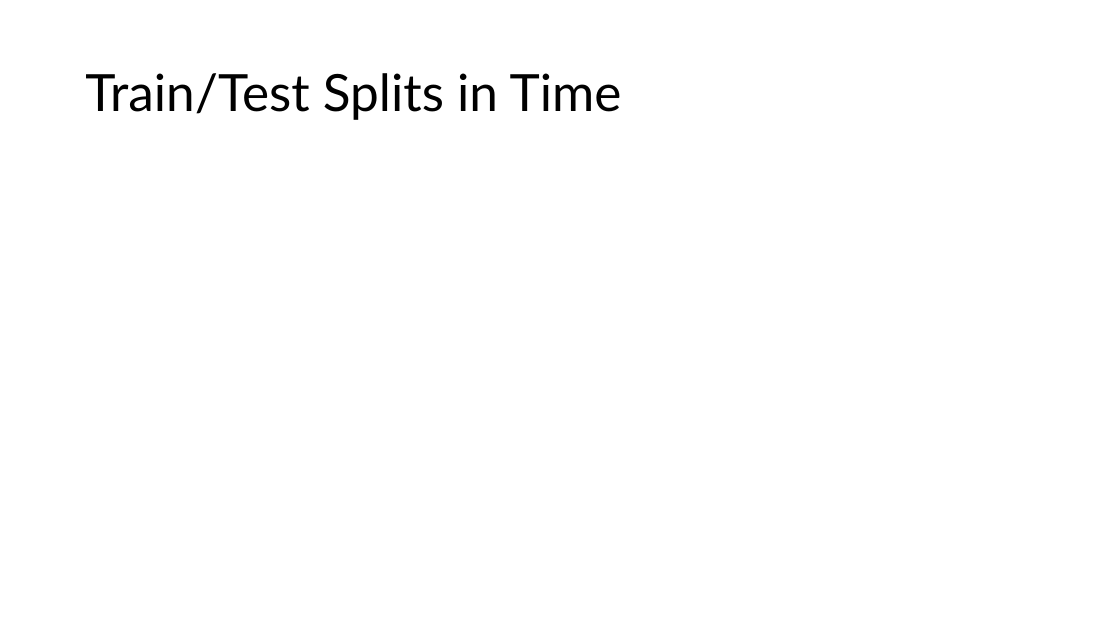
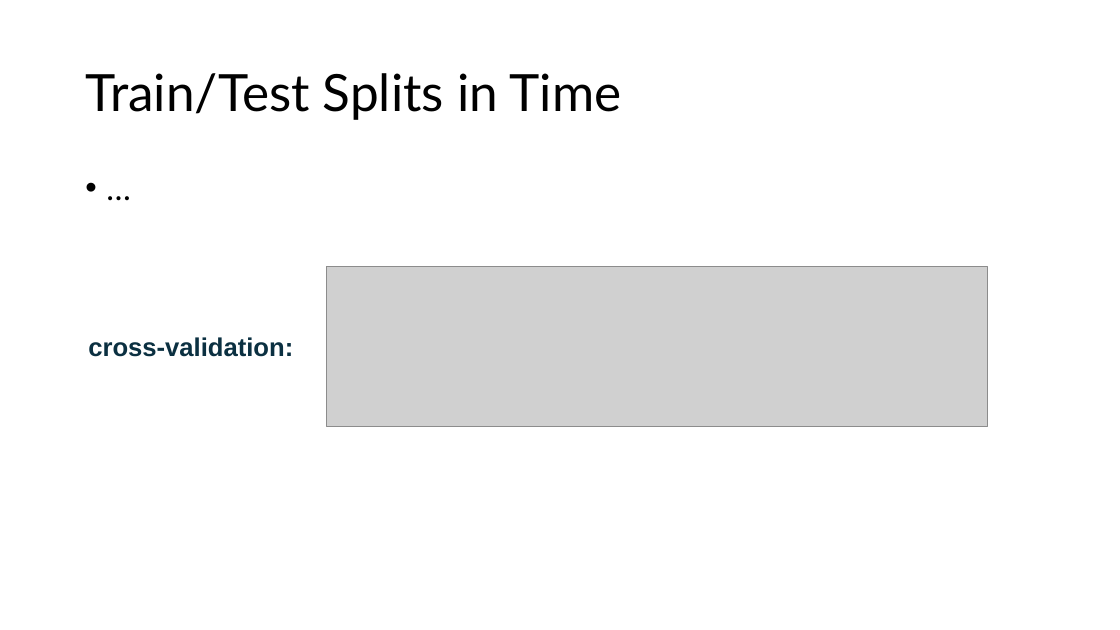
Before and after one commit to FelixWick/data_science, a slide deck: slide 27 of slides/9_time_series.pptx (slide 26 before the commit). Drawn at 1120x630 pixels with LibreOffice and Linux fonts; fonts in the diff are those of the drawing; grey boxes stand for pictures. Boxes give left, top, right and bottom in pixels: in the first picture for what was removed or moved away, otherwise in the second. Text is boxed around its words. In the diff, an @@ line names an element or a change of style, - is before the commit and + after.

```diff
--- a/slides/9_time_series.pptx
+++ b/slides/9_time_series.pptx
@@ text added at box(77, 168, 1044, 568), 28 pt, text #000000 @@
+• …
@@ picture added at box(327, 266, 988, 427) @@
@@ text added at box(88, 337, 293, 357), 22 pt, text #0B3041, bold @@
+cross-validation:
```
Also in this commit, not shown: 2 other slides changed, 6 slides added, 6 slides removed, 2 other files.
